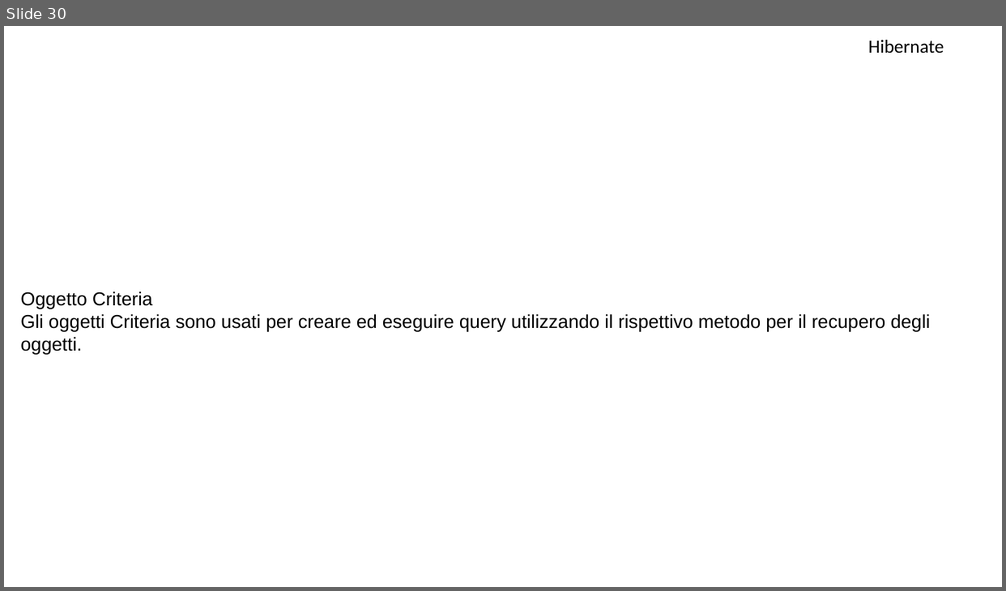
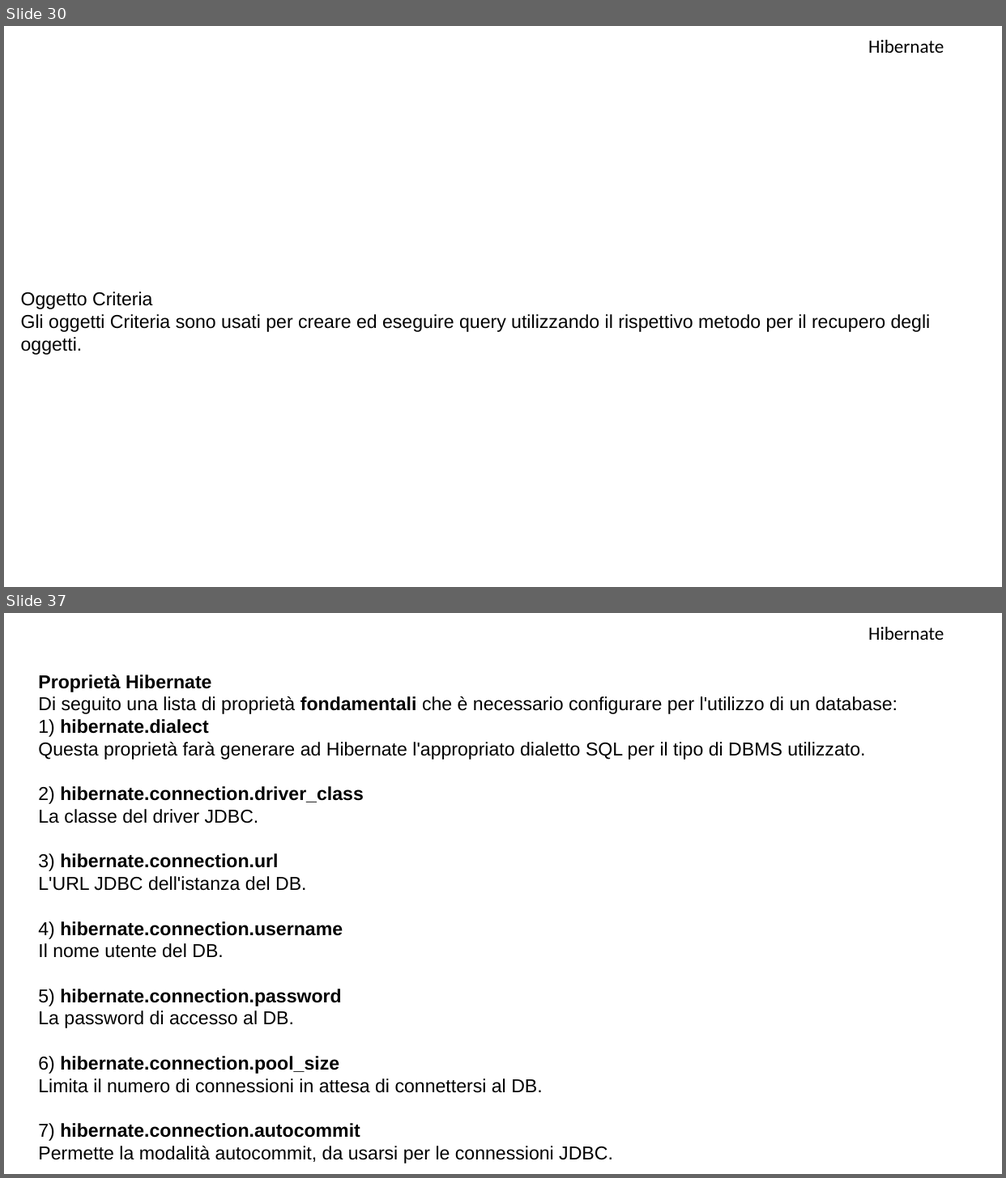
Before and after one commit to MarioMoro/Corso-Java-2019, a slide deck: Hibernate.pptx. Shown one above the other, each under a label of ours: slide 30 before the commit, slides 30 and 37 after it; the slides between them are not shown. The pictures are 1006x591 and 1006x1178 pixels, drawn with LibreOffice and Linux fonts; fonts in the diff are those of the drawing; background and template pictures are left out. Boxes give left, top, right and bottom in pixels: in the first picture for what was removed or moved away, otherwise in the second. Text is boxed around its words. In the diff, an @@ line names an element or a change of style, - is before the commit and + after.

```diff
--- a/Hibernate.pptx
+++ b/Hibernate.pptx
@@ slide 37 added at (x1=4, y1=613, x2=1002, y2=1174), background picture (left out) @@
@@ text added at (x1=868, y1=627, x2=944, y2=640), 18 pt, text #000000 @@
+Hibernate
@@ text added at (x1=38, y1=675, x2=897, y2=1164), 18 pt, text #000000 @@
+Proprietà Hibernate
+Di seguito una lista di proprietà fondamentali che è necessario configurare per l'utilizzo di un database:
+1) hibernate.dialect
+Questa proprietà farà generare ad Hibernate l'appropriato dialetto SQL per il tipo di DBMS utilizzato.
+2) hibernate.connection.driver_class
+La classe del driver JDBC.
+3) hibernate.connection.url
+L'URL JDBC dell'istanza del DB.
+4) hibernate.connection.username
+Il nome utente del DB.
+5) hibernate.connection.password
+La password di accesso al DB.
+6) hibernate.connection.pool_size
+Limita il numero di connessioni in attesa di connettersi al DB.
+7) hibernate.connection.autocommit
+Permette la modalità autocommit, da usarsi per le connessioni JDBC.
```
Also in this commit, not shown: 2 slides changed, 26 other slides added, 5 other files.
